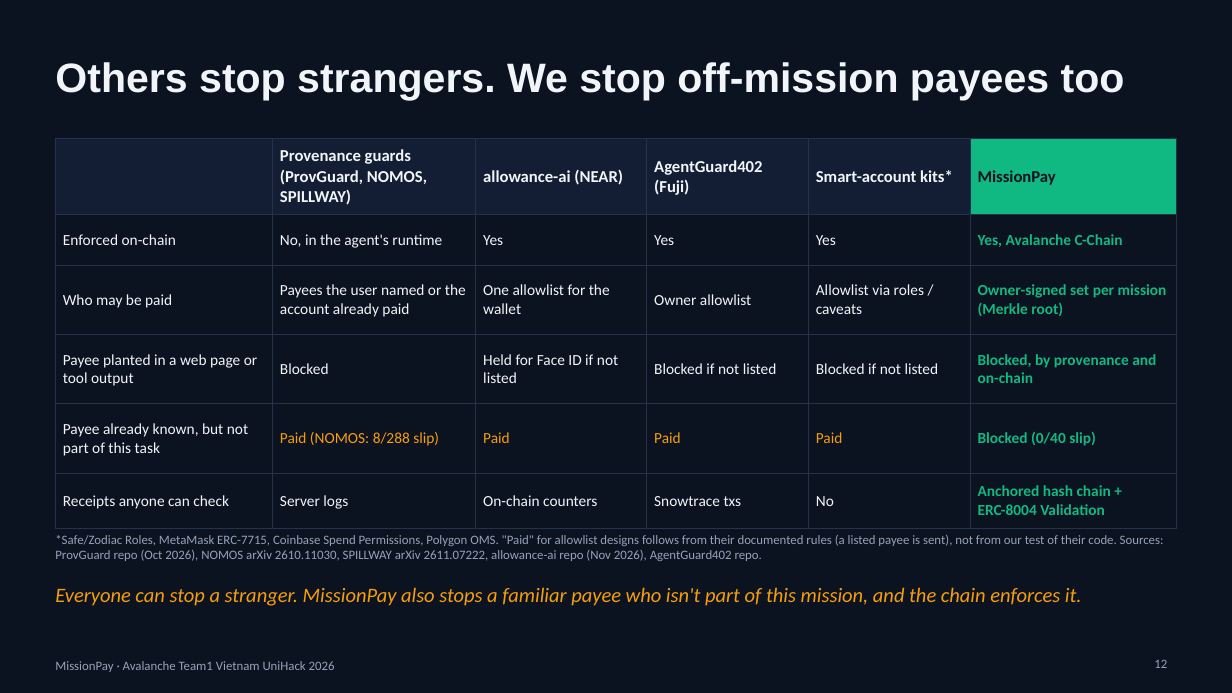
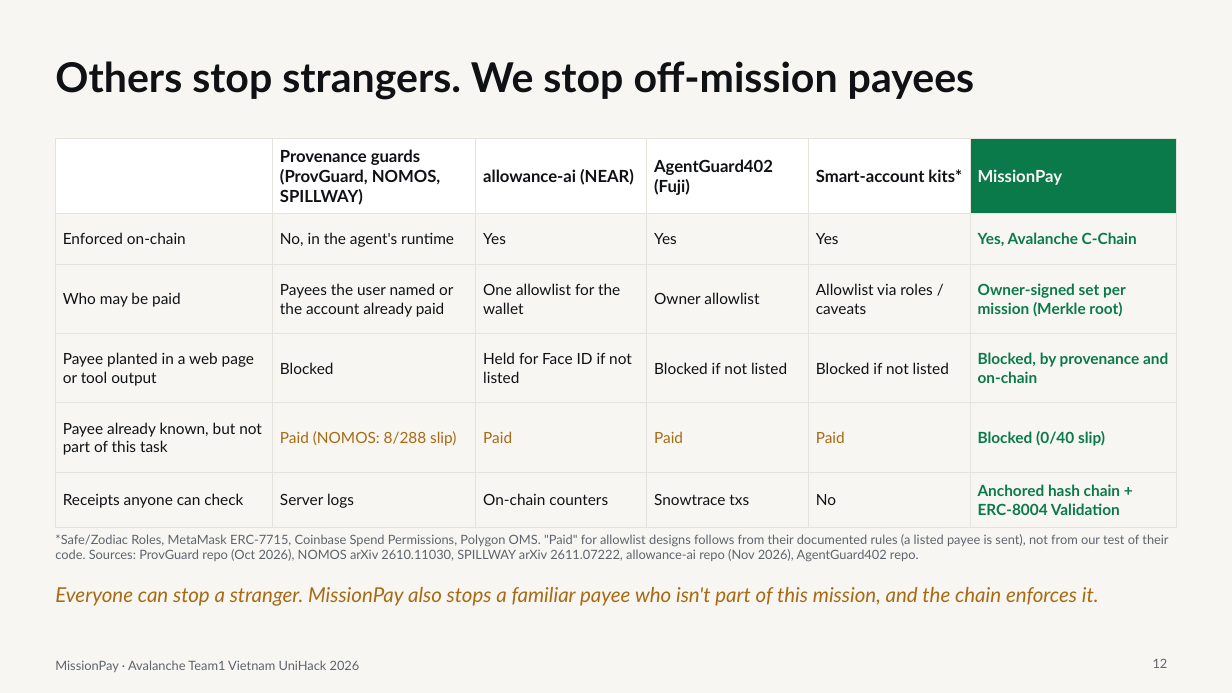
Before and after one commit to lenamkhanhh/UniHack, a slide deck: slide 12 of artifacts/submission-s1/MissionPay-pitch-deck-v2.pptx. Drawn at 1232x693 pixels with LibreOffice and Linux fonts; fonts in the diff are those of the drawing. Boxes give left, top, right and bottom in pixels: in the first picture for what was removed or moved away, otherwise in the second. Text is boxed around its words. In the diff, an @@ line names an element or a change of style, - is before the commit and + after.

```diff
--- a/artifacts/submission-s1/MissionPay-pitch-deck-v2.pptx
+++ b/artifacts/submission-s1/MissionPay-pitch-deck-v2.pptx
@@ background #0B1220 to #F7F6F2 @@
@@ title at (x1=55, y1=61, x2=974, y2=100): text changed; font Arial to Lato; text colour #F1F5F9 to #0F1115 @@
-Others stop strangers. We stop off-mission payees too
+Others stop strangers. We stop off-mission payees
@@ table at (x1=55, y1=139, x2=1177, y2=519) @@
@@ fill #131D33 to #FFFFFF in 5 cells @@
@@ fill #10B981 to #0B7A4B in row 1, column 6 @@
@@ fill #0B1220 to #F7F6F2 in 30 cells @@
@@ font Calibri to Lato @@
@@ text colour #F1F5F9 to #0F1115 in "Provenance guards (ProvGuard, NOMOS, SPILLWAY)", "allowance-ai (NEAR)", "AgentGuard402 (Fuji)", "Smart-account kits*" and 21 more places @@
@@ text colour #0B1220 to #F7F6F2 in "MissionPay" @@
@@ text colour #10B981 to #0B7A4B in "Yes, Avalanche C-Chain", "Owner-signed set per mission (Merkle root)", "Blocked, by provenance and on-chain", "Blocked (0/40 slip)" and 1 more places @@
@@ text colour #F59E0B to #A86A12 in "Paid (NOMOS: 8/288 slip)", "Paid", "Paid", "Paid" @@
@@ borders changed @@
@@ text "Everyone can stop a stranger. ..." at (x1=55, y1=587, x2=1099, y2=606): font Calibri to Lato, text colour #F59E0B to #A86A12 @@
@@ font Calibri to Lato, text colour #94A3B8 to #5E646E in 3 elements at (x1=55, y1=534, x2=1168, y2=562), (x1=1153, y1=658, x2=1168, y2=668), (x1=55, y1=660, x2=360, y2=672) @@
```
Also in this commit, not shown: 13 other slides changed, 11 other files.
